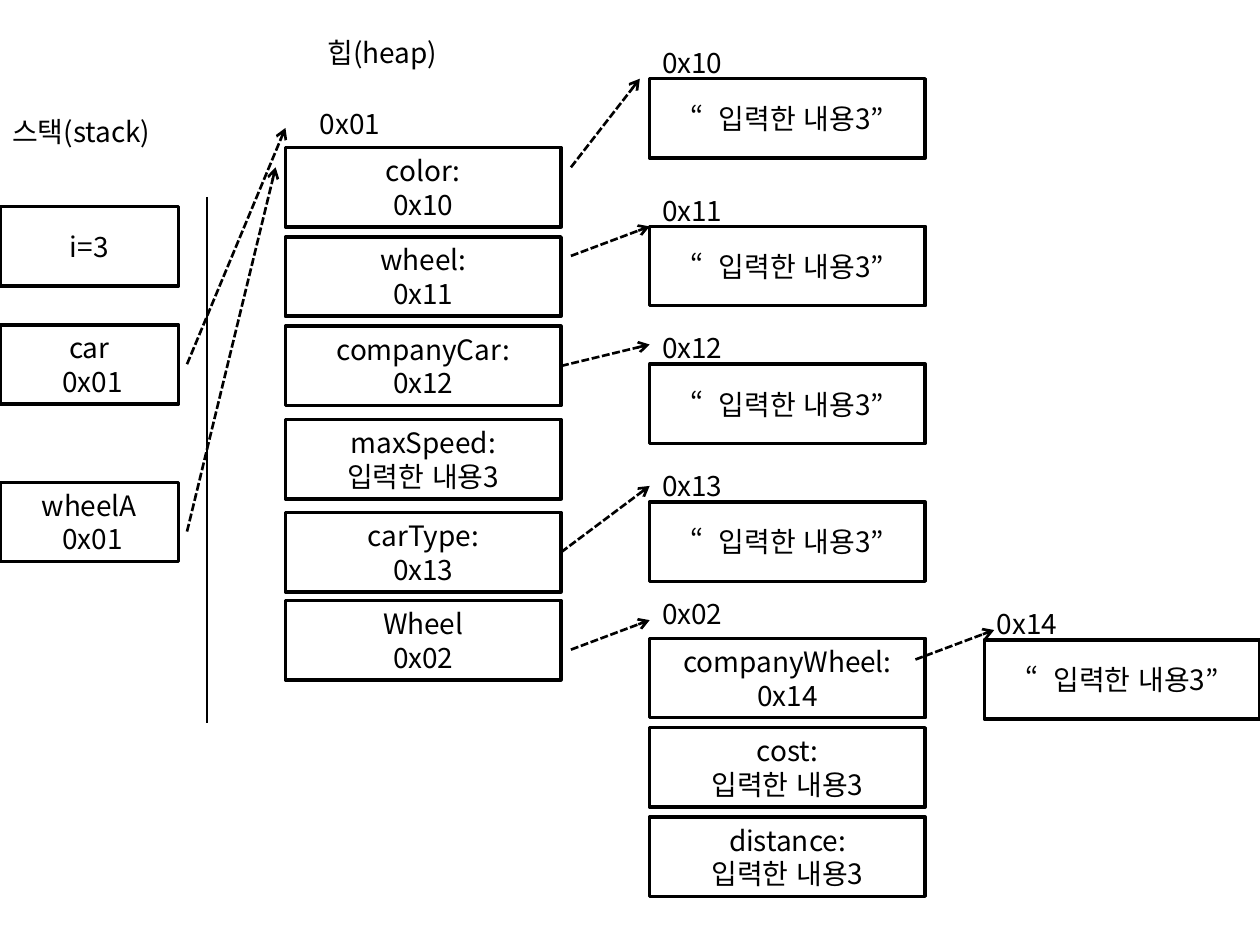
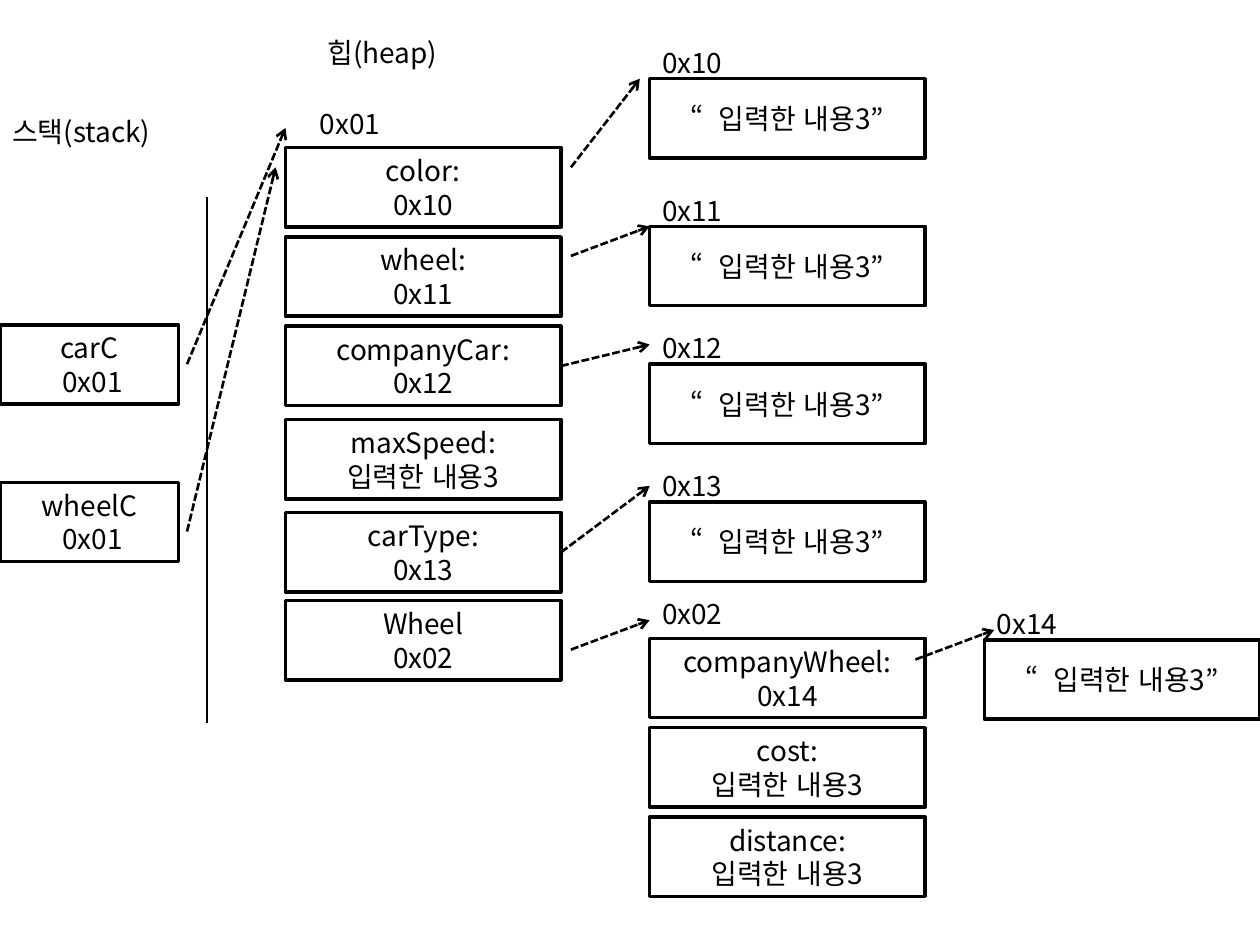
Before and after one commit to SniperDitto/javaBackupYSH, a slide deck: slide 3 of 1022/class유승화.pptx. Drawn at 1260x945 pixels with LibreOffice and Linux fonts; fonts in the diff are those of the drawing. Boxes give left, top, right and bottom in pixels: in the first picture for what was removed or moved away, otherwise in the second. Text is boxed around its words. In the diff, an @@ line names an element or a change of style, - is before the commit and + after.

```diff
--- a/1022/class유승화.pptx
+++ b/1022/class유승화.pptx
@@ rectangle removed at (x1=0, y1=207, x2=179, y2=286) @@
-i=3
@@ text in rectangle at (x1=60, y1=337, x2=118, y2=359): text changed @@
-car
+carC
@@ text in rectangle at (x1=41, y1=493, x2=137, y2=517): text changed @@
-wheelA
+wheelC
```
Also in this commit, not shown: 3 other slides changed, 3 slides added.
